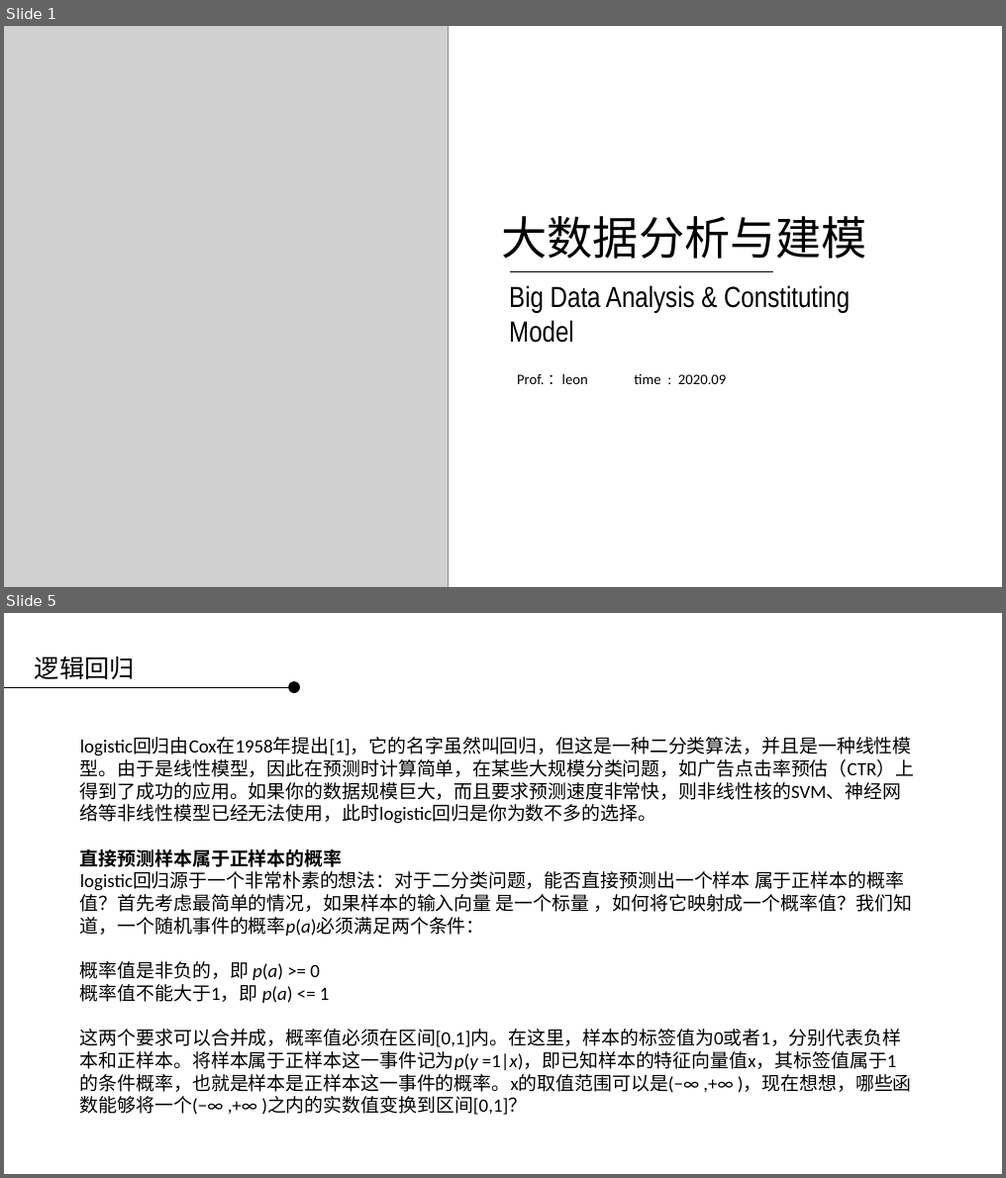
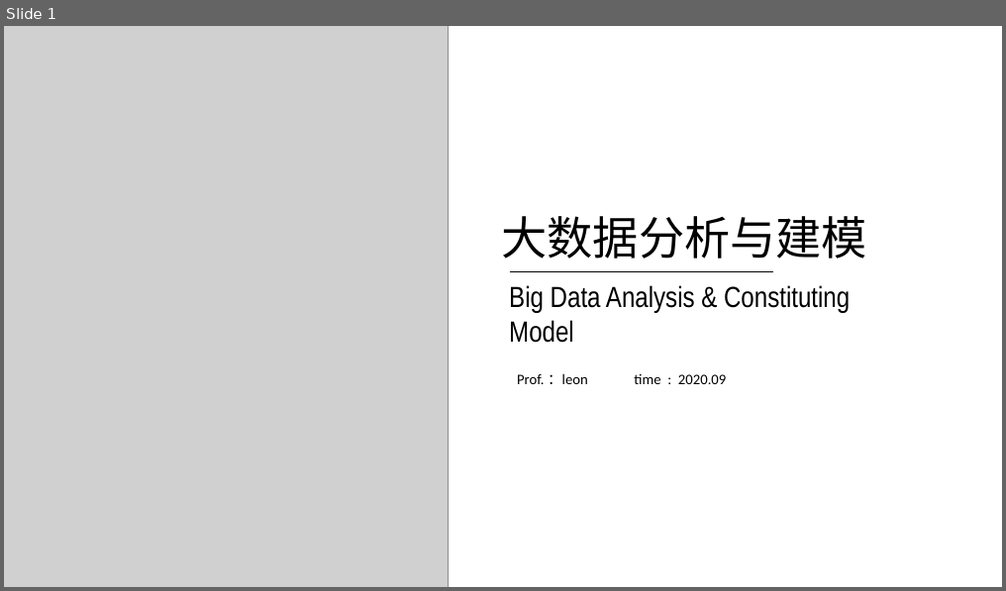
Before and after one commit to applepip/Big_Data, a slide deck: 产品大数据分析与建模/大数据分析与建模 - 聚类模型 第三讲.pptx. Shown one above the other, each under a label of ours: slides 1 and 5 before the commit, slide 1 after it; the slides between them are not shown. The pictures are 1006x1178 and 1006x591 pixels, drawn with LibreOffice and Linux fonts; fonts in the diff are those of the drawing; grey boxes stand for pictures; background and template pictures are left out. Boxes give left, top, right and bottom in pixels: in the first picture for what was removed or moved away, otherwise in the second. Text is boxed around its words. In the diff, an @@ line names an element or a change of style, - is before the commit and + after.

```diff
--- a/产品大数据分析与建模/大数据分析与建模 - 聚类模型 第三讲.pptx
+++ b/产品大数据分析与建模/大数据分析与建模 - 聚类模型 第三讲.pptx
@@ slide 5 removed at (4,613,1002,1174), background picture (left out) @@
@@ text removed at (35,657,135,679) @@
-逻辑回归
@@ line removed from (4, 687) to (288, 687) @@
@@ ellipse removed at (288,682,300,694) @@
@@ text removed at (80,738,914,1115) @@
-logistic回归由Cox在1958年提出[1]，它的名字虽然叫回归，但这是一种二分类算法，并且是一种线性模型。由于是线性模型，因此在预测时计算简单，在某些大规模分类问题，如广告点击率预估（CTR）上得到了成功的应用。如果你的数据规模巨大，而且要求预测速度非常快，则非线性核的SVM、神经网络等非线性模型已经无法使用，此时logistic回归是你为数不多的选择。
-直接预测样本属于正样本的概率
-logistic回归源于一个非常朴素的想法：对于二分类问题，能否直接预测出一个样本 属于正样本的概率值？首先考虑最简单的情况，如果样本的输入向量 是一个标量 ，如何将它映射成一个概率值？我们知道，一个随机事件的概率p(a)必须满足两个条件：
-概率值是非负的，即 p(a) >= 0
-概率值不能大于1，即 p(a) <= 1
-这两个要求可以合并成，概率值必须在区间[0,1]内。在这里，样本的标签值为0或者1，分别代表负样本和正样本。将样本属于正样本这一事件记为p(y =1|x)，即已知样本的特征向量值x，其标签值属于1的条件概率，也就是样本是正样本这一事件的概率。x的取值范围可以是(−∞ ,+∞ )，现在想想，哪些函数能够将一个(−∞ ,+∞ )之内的实数值变换到区间[0,1]？
```
Also in this commit, not shown: 4 slides changed, 33 slides added, 22 other slides removed.
